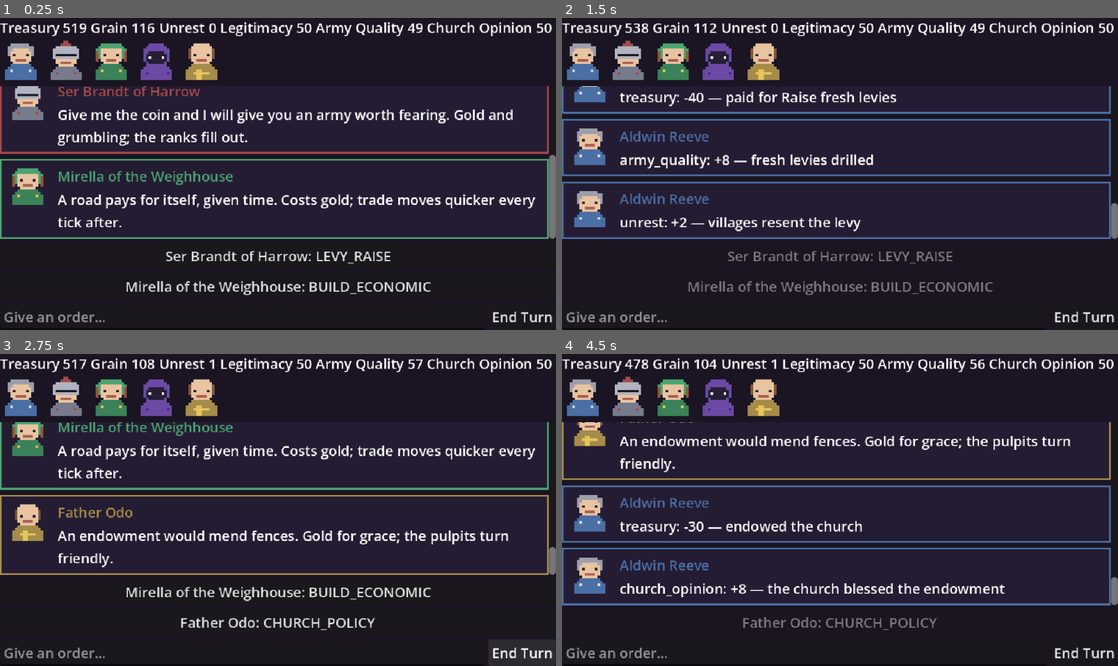
Above: before the commit, frames 1-4 (two rows, left to right).
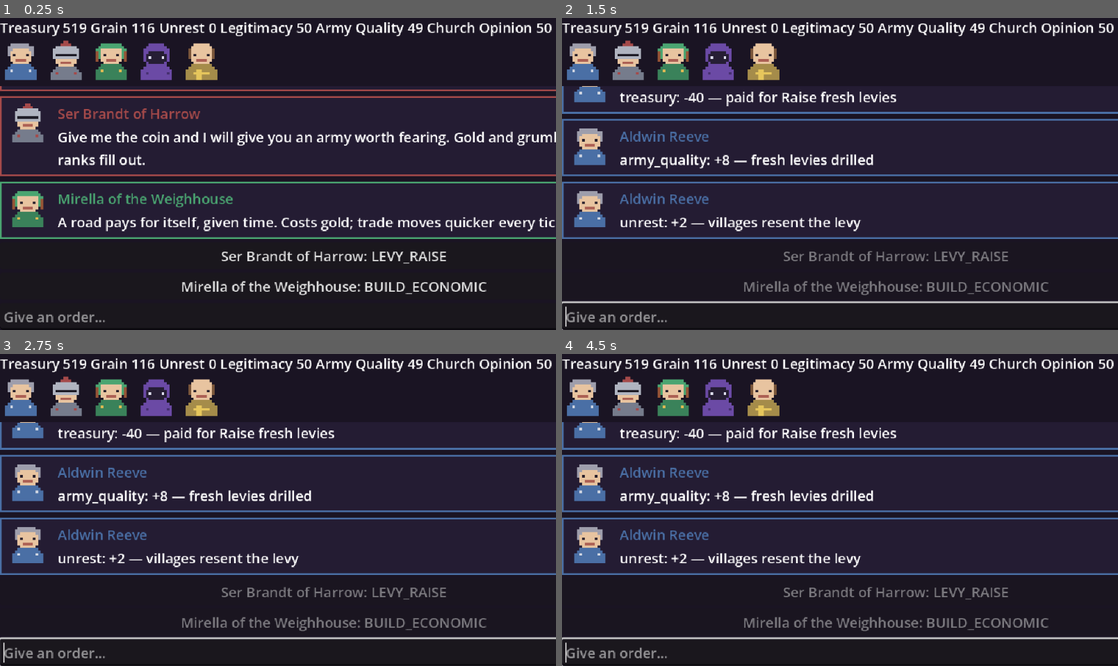
Above: after the commit, the same moments.

Repository: samuelzhang1201/game_design
Game: Godot game, scene res://scenes/council.tscn
Two runs of this game, one before a commit and one after it. Both use one fixed random seed, a clock stepped at 60 frames per second and the inputs below.
Inputs (mouse positions are in pixels of both pictures, inside the frame that each line leads up to):
- Up to frame 1 (0.25 s): no input
- Up to frame 2 (1.5 s): click (1084, 317) at 0.5 s, where only the run before the commit has a clickable "End Turn"; click "Ser Brandt of Harrow: LEVY_RA…" at 1.25 s
- Up to frame 3 (2.75 s): click (522, 653) at 2 s, where only the run before the commit has a clickable "End Turn"
- Up to frame 4 (4.5 s): click (840, 591) at 2.75 s, where only the run before the commit has a clickable "Mirella of the Weighhouse: BU…"; click (1084, 653) at 3.5 s, where only the run before the commit has a clickable "End Turn"; click (840, 622) at 4.25 s, where only the run before the commit has a clickable "Father Odo: CHURCH_POLICY"

The runs differ from the first frame. In frame 1, 15% of the frame differs, in the area x 0-100%, y 21-98%; in frame 2, 3.4%; in frame 3, 16%; in frame 4, 18%, in the area x 0-100%, y 1-100%.

Commit message:
feat: calendar interlude — days run on End Turn, with news flashes
Calendar (engine, pure static): 24 ticks/year x 15 days, 4 seasons x 90
days; GameState season/year now delegate to it, fixing the year-boundary
off-by-one (tick 24 is Winter of year 1; year 2 starts at tick 25).
CalendarOverlay (ui): after End Turn the date runs day by day over the
elapsed fortnight with placeholder news lines (templates.csv key 'news',
hash-picked - campaign RNG untouched), click to skip. Date shown in the
metrics strip. Enter now ends the turn; suggestion/end-turn buttons are
FOCUS_NONE so ui_accept cannot double-trigger.

Co-Authored-By: Claude Fable 5 <noreply@anthropic.com>
Claude-Session: https://claude.ai/code/session_018r9884tT7xdRwHXuYPSJgU

Diff:
--- a/data/templates.csv
+++ b/data/templates.csv
@@ -32,3 +32,17 @@
 outcome_CHARACTER_REWARD,,"The court takes careful note of your favour."
 outcome_CHARACTER_PUNISH,,"The rebuke lands before the whole court."
 outcome_CHARACTER_CONFIDE,,"You speak privately; the rest of the council pretends not to notice."
+news,,"A pedlar swears he saw lights over the barrow hills."
+news,,"Two barrels of salt herring have gone missing from the harbour sheds."
+news,,"The miller's daughter has married the smith, against both families' wishes."
+news,,"Wolves were heard close to the north villages three nights running."
+news,,"A travelling friar preaches to growing crowds at the crossroads."
+news,,"The river ran high this week; the ford was impassable for two days."
+news,,"A merchant caravan from the south paid its tolls without complaint."
+news,,"An old soldier claims the beacon towers are undermanned."
+news,,"The price of candles has doubled in the market square."
+news,,"A grey heron nested on the chapel roof; the old folk call it luck."
+news,,"Rumour says a lord two valleys over is hiring sellswords."
+news,,"The court cat caught three rats in the granary. She is well fed."
+news,,"A child in the lower town can name every king back seven reigns."
+news,,"Frost came early to the high pastures this year, shepherds say."
--- /dev/null
+++ b/scripts/engine/calendar.gd
@@ -0,0 +1,29 @@
+class_name Calendar
+extends RefCounted
+## Pure date math over the tick clock: 24 ticks/year, 15 days/tick,
+## 4 seasons x 90 days (a 360-day year). Presentation helper - no state,
+## no RNG, single source of truth for season/year boundaries (tick 1..24
+## is year 1; each season spans exactly 6 ticks).
+
+const DAYS_PER_TICK := 15
+const TICKS_PER_YEAR := 24
+const DAYS_PER_SEASON := 90
+const DAYS_PER_YEAR := 360
+const SEASONS := ["Spring", "Summer", "Autumn", "Winter"]
+
+static func absolute_day(tick: int, day_in_tick: int = DAYS_PER_TICK) -> int:
+	var t := maxi(tick, 1)
+	return (t - 1) * DAYS_PER_TICK + clampi(day_in_tick, 1, DAYS_PER_TICK)
+
+static func year_of(tick: int) -> int:
+	return (absolute_day(tick, 1) - 1) / DAYS_PER_YEAR + 1
+
+static func season_name(tick: int) -> String:
+	return SEASONS[((absolute_day(tick, 1) - 1) % DAYS_PER_YEAR) / DAYS_PER_SEASON]
+
+static func day_of_season(tick: int, day_in_tick: int = DAYS_PER_TICK) -> int:
+	return ((absolute_day(tick, day_in_tick) - 1) % DAYS_PER_SEASON) + 1
+
+static func date_string(tick: int, day_in_tick: int = DAYS_PER_TICK) -> String:
+	return "%s %d, Year %d" % [
+		season_name(tick), day_of_season(tick, day_in_tick), year_of(tick)]
--- a/scripts/engine/game_state.gd
+++ b/scripts/engine/game_state.gd
@@ -37,10 +37,12 @@
 	return s
 
 func season() -> String:
-	return SEASONS[(tick % 24) / 6]
+	# Delegates to Calendar so tick 1..24 is year 1 with 6 ticks per season
+	# (fixes the old 0-based off-by-one where tick 24 read as spring, year 2).
+	return Calendar.season_name(tick).to_lower()
 
 func year() -> int:
-	return tick / 24 + 1
+	return Calendar.year_of(tick)
 
 func to_dict() -> Dictionary:
 	var chars := {}
--- /dev/null
+++ b/scripts/ui/calendar_overlay.gd
@@ -0,0 +1,124 @@
+class_name CalendarOverlay
+extends Control
+## Full-screen interlude played when a turn ends: the date runs day by day
+## through the fortnight that just passed, with placeholder news flashes.
+## Pure presentation - the engine tick already advanced before play() is
+## called, and news selection is hash-based (never touches the campaign RNG,
+## so headless runs and UI runs stay identical). Click anywhere to skip.
+
+signal finished
+
+const DAY_SECONDS := 0.09
+const NEWS_DAYS := [4, 9, 14]
+
+var date_label: Label
+var season_label: Label
+var news_box: VBoxContainer
+var _timer: Timer
+var _tick := 0
+var _day := 0
+
+## Deterministic placeholder news picker: rows with key "news" in
+## templates.csv, indexed by a tick/day hash. No RNG stream involved.
+static func news_line(data: DataRepository, tick: int, day: int) -> String:
+	var pool: Array = []
+	for row in data.templates:
+		if row["key"] == "news":
+			pool.append(row["text"])
+	if pool.is_empty():
+		return ""
+	return pool[(tick * 31 + day * 7) % pool.size()]
+
+func _ready() -> void:
+	set_anchors_and_offsets_preset(Control.PRESET_FULL_RECT)
+	visible = false
+	mouse_filter = Control.MOUSE_FILTER_STOP
+	var dim := ColorRect.new()
+	dim.color = Color(0.05, 0.03, 0.09, 0.82)
+	dim.set_anchors_and_offsets_preset(Control.PRESET_FULL_RECT)
+	dim.mouse_filter = Control.MOUSE_FILTER_IGNORE
+	add_child(dim)
+	var panel := PanelContainer.new()
+	var style := StyleBoxFlat.new()
+	style.bg_color = Color("241c33")
+	style.border_color = Color("deba54")
+	style.set_border_width_all(2)
+	style.set_content_margin_all(24)
+	panel.add_theme_stylebox_override("panel", style)
+	panel.custom_minimum_size = Vector2(380, 0)
+	# Centered via anchors + grow-both so the auto-sizing panel stays centered
+	# without a container (containers override their children's anchors).
+	panel.set_anchors_and_offsets_preset(Control.PRESET_CENTER)
+	panel.grow_horizontal = Control.GROW_DIRECTION_BOTH
+	panel.grow_vertical = Control.GROW_DIRECTION_BOTH
+	panel.mouse_filter = Control.MOUSE_FILTER_IGNORE
+	add_child(panel)
+	var col := VBoxContainer.new()
+	col.add_theme_constant_override("separation", 8)
+	panel.add_child(col)
+	season_label = Label.new()
+	season_label.horizontal_alignment = HORIZONTAL_ALIGNMENT_CENTER
+	season_label.add_theme_color_override("font_color", Color("8c86a0"))
+	col.add_child(season_label)
+	date_label = Label.new()
+	date_label.horizontal_alignment = HORIZONTAL_ALIGNMENT_CENTER
+	date_label.add_theme_font_size_override("font_size", 28)
+	date_label.add_theme_color_override("font_color", Color("deba54"))
+	col.add_child(date_label)
+	news_box = VBoxContainer.new()
+	news_box.add_theme_constant_override("separation", 4)
+	col.add_child(news_box)
+	var hint := Label.new()
+	hint.text = "click to skip"
+	hint.horizontal_alignment = HORIZONTAL_ALIGNMENT_CENTER
+	hint.add_theme_color_override("font_color", Color("5c5670"))
+	col.add_child(hint)
+	_timer = Timer.new()
+	_timer.timeout.connect(_advance_day)
+	add_child(_timer)
+	gui_input.connect(_on_gui_input)
+
+## tick: the tick that just BEGAN (engine already advanced) - the interlude
+## replays the fortnight belonging to that tick, days 1..15.
+func play(tick: int) -> void:
+	_tick = tick
+	_day = 0
+	for child in news_box.get_children():
+		child.queue_free()
+	season_label.text = "the days pass..."
+	date_label.text = Calendar.date_string(_tick, 1)
+	visible = true
+	_timer.start(DAY_SECONDS)
+
+func playing() -> bool:
+	return visible
+
+func _advance_day() -> void:
+	_day += 1
+	if _day >= Calendar.DAYS_PER_TICK:
+		_finish()
+		return
+	date_label.text = Calendar.date_string(_tick, _day)
+	if _day in NEWS_DAYS:
+		_add_news(CalendarOverlay.news_line(Game.data, _tick, _day))
+
+func _add_news(text: String) -> void:
+	if text == "":
+		return
+	var l := Label.new()
+	l.text = "* " + text
+	l.autowrap_mode = TextServer.AUTOWRAP_WORD_SMART
+	l.add_theme_color_override("font_color", Color("b8b2c8"))
+	news_box.add_child(l)
+
+func _on_gui_input(event: InputEvent) -> void:
+	if event is InputEventMouseButton and event.pressed:
+		_finish()
+
+func _finish() -> void:
+	if not visible:
+		return
+	_timer.stop()
+	date_label.text = Calendar.date_string(_tick, Calendar.DAYS_PER_TICK)
+	visible = false
+	finished.emit()
--- a/scripts/ui/council_screen.gd
+++ b/scripts/ui/council_screen.gd
@@ -22,6 +22,8 @@
 var suggestions_box: VBoxContainer
 var free_text: LineEdit
 var end_turn: Button
+var calendar_overlay: CalendarOverlay
+var _pending_report: TickReport
 var _suggestion_buttons: Array = []
 var _portrait_cache: Dictionary = {}
 
@@ -59,8 +61,12 @@
 	input_row.add_child(free_text)
 	end_turn = Button.new()
 	end_turn.text = "End Turn"
+	end_turn.focus_mode = Control.FOCUS_NONE  # activated by click or Enter (unhandled)
 	end_turn.pressed.connect(_on_end_turn)
 	input_row.add_child(end_turn)
+	calendar_overlay = CalendarOverlay.new()
+	calendar_overlay.finished.connect(_on_interlude_finished)
+	add_child(calendar_overlay)
 	_apply_font()
 	# Only auto-start when running as the main scene. Under a test harness the
 	# screen is added beneath a test node, so this guard is false and the test
@@ -73,14 +79,32 @@
 func begin() -> void:
 	_render_report(Game.next_tick())
 
+## Enter ends the turn (when the order box isn't focused - a focused LineEdit
+## consumes Enter itself, so this only fires from unhandled input).
+func _unhandled_input(event: InputEvent) -> void:
+	if event.is_action_pressed("ui_accept") and not end_turn.disabled \
+			and not calendar_overlay.playing():
+		_on_end_turn()
+
 func suggestion_buttons() -> Array:
 	return _suggestion_buttons
 
 func end_turn_button() -> Button:
 	return end_turn
 
+## End Turn advances the engine immediately (state is authoritative at once),
+## then plays the calendar interlude; the new report renders when it finishes.
 func _on_end_turn() -> void:
-	_render_report(Game.next_tick())
+	end_turn.disabled = true
+	_pending_report = Game.next_tick()
+	calendar_overlay.play(_pending_report.tick)
+
+func _on_interlude_finished() -> void:
+	end_turn.disabled = false
+	if _pending_report != null:
+		var report := _pending_report
+		_pending_report = null
+		_render_report(report)
 
 func _render_report(report: TickReport) -> void:
 	_render_metrics(report)
@@ -195,6 +219,12 @@
 		l.tooltip_text = reasons.get(m, "no change")
 		l.mouse_filter = Control.MOUSE_FILTER_STOP
 		metrics_box.add_child(l)
+	var date := Label.new()
+	date.text = Calendar.date_string(Game.state.tick)
+	date.add_theme_color_override("font_color", Color("deba54"))
+	date.size_flags_horizontal = Control.SIZE_EXPAND_FILL
+	date.horizontal_alignment = HORIZONTAL_ALIGNMENT_RIGHT
+	metrics_box.add_child(date)
 
 ## Placeholder pixel portraits (spec §6 / carried Task 11 acceptance criterion):
 ## one 48x48 panel per seated minister, in seat order, rebuilt whenever the
@@ -253,6 +283,7 @@
 	_suggestion_buttons = []
 	for sug in report.suggestions:
 		var b := Button.new()
+		b.focus_mode = Control.FOCUS_NONE  # Enter is reserved for End Turn
 		var sp: String = Game.state.characters[Game.state.council[sug["seat"]]].display_name \
 			if Game.state.council.has(sug["seat"]) else sug["seat"]
 		b.text = "%s: %s" % [sp, sug["request"].action_code]
--- /dev/null
+++ b/tests/engine/test_calendar.gd
@@ -0,0 +1,28 @@
+extends GutTest
+
+func test_first_day_of_campaign() -> void:
+	assert_eq(Calendar.absolute_day(1, 1), 1)
+	assert_eq(Calendar.date_string(1, 1), "Spring 1, Year 1")
+
+func test_season_blocks_are_six_ticks() -> void:
+	assert_eq(Calendar.season_name(6), "Spring")   # days 76..90
+	assert_eq(Calendar.season_name(7), "Summer")   # day 91
+	assert_eq(Calendar.season_name(13), "Autumn")
+	assert_eq(Calendar.season_name(19), "Winter")
+
+func test_year_boundary() -> void:
+	assert_eq(Calendar.date_string(24, 15), "Winter 90, Year 1")
+	assert_eq(Calendar.date_string(25, 1), "Spring 1, Year 2")
+
+func test_day_within_tick_advances() -> void:
+	# tick 2 covers days 16..30 of spring
+	assert_eq(Calendar.day_of_season(2, 1), 16)
+	assert_eq(Calendar.day_of_season(2, 15), 30)
+
+func test_game_state_agrees_with_calendar() -> void:
+	var data := DataRepository.load_all("res://data")
+	var s := GameState.new_campaign(data, 42)
+	for t in [1, 6, 7, 12, 13, 18, 19, 24, 25]:
+		s.tick = t
+		assert_eq(s.season(), Calendar.season_name(t).to_lower(), "tick %d" % t)
+		assert_eq(s.year(), Calendar.year_of(t), "tick %d" % t)
--- a/tests/engine/test_game_state.gd
+++ b/tests/engine/test_game_state.gd
@@ -21,6 +21,9 @@
 	s.tick = 23
 	assert_eq(s.season(), "winter")
 	s.tick = 24
+	assert_eq(s.season(), "winter")
+	assert_eq(s.year(), 1)
+	s.tick = 25
 	assert_eq(s.season(), "spring")
 	assert_eq(s.year(), 2)
 
--- a/tests/engine/test_tick_engine.gd
+++ b/tests/engine/test_tick_engine.gd
@@ -29,7 +29,7 @@
 
 func test_grain_seasonal() -> void:
 	var s := GameState.new_campaign(data, 42)
-	s.tick = 11  # advance() makes it 12 -> autumn
+	s.tick = 12  # advance() makes it 13 -> autumn (1-based season blocks)
 	var g0: float = s.metrics["grain"]
 	engine.advance(s)
 	assert_gt(s.metrics["grain"], g0)  # harvest
--- /dev/null
+++ b/tests/ui/test_calendar_overlay.gd
@@ -0,0 +1,42 @@
+extends GutTest
+
+var _finished_count := 0
+
+func before_each() -> void:
+	_finished_count = 0
+
+func test_news_line_deterministic_and_nonempty() -> void:
+	var data := DataRepository.load_all("res://data")
+	var a := CalendarOverlay.news_line(data, 3, 4)
+	var b := CalendarOverlay.news_line(data, 3, 4)
+	assert_ne(a, "")
+	assert_eq(a, b)
+	# different days generally rotate the pool
+	assert_ne(CalendarOverlay.news_line(data, 3, 4), CalendarOverlay.news_line(data, 3, 9))
+
+func test_interlude_runs_days_and_finishes() -> void:
+	Game.start_campaign(42)
+	var overlay := CalendarOverlay.new()
+	add_child_autofree(overlay)
+	overlay.finished.connect(func(): _finished_count += 1)
+	overlay.play(2)
+	assert_true(overlay.playing())
+	assert_string_contains(overlay.date_label.text, "Spring")
+	await wait_for_signal(overlay.finished, 4.0)
+	assert_false(overlay.playing())
+	assert_eq(_finished_count, 1)
+	assert_gt(overlay.news_box.get_child_count(), 0)
+
+func test_click_skips_immediately() -> void:
+	Game.start_campaign(42)
+	var overlay := CalendarOverlay.new()
+	add_child_autofree(overlay)
+	overlay.finished.connect(func(): _finished_count += 1)
+	overlay.play(2)
+	var click := InputEventMouseButton.new()
+	click.pressed = true
+	click.button_index = MOUSE_BUTTON_LEFT
+	overlay._on_gui_input(click)
+	assert_false(overlay.playing())
+	assert_eq(_finished_count, 1)
+	assert_string_contains(overlay.date_label.text, "Spring 30, Year 1")
Not shown, added: scripts/engine/calendar.gd.uid
Not shown, added: scripts/ui/calendar_overlay.gd.uid
Not shown, added: tests/engine/test_calendar.gd.uid
Not shown, added: tests/ui/test_calendar_overlay.gd.uid
